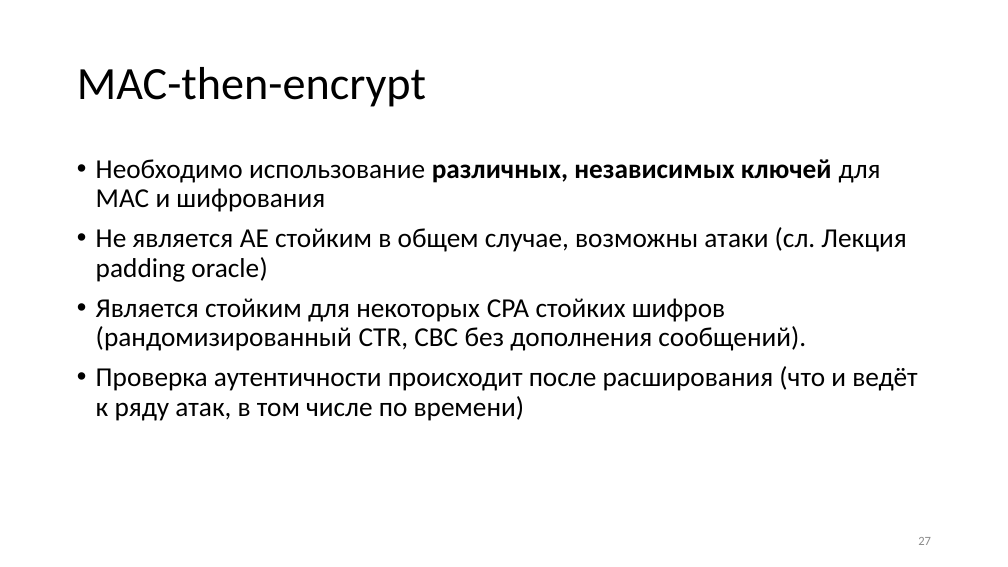
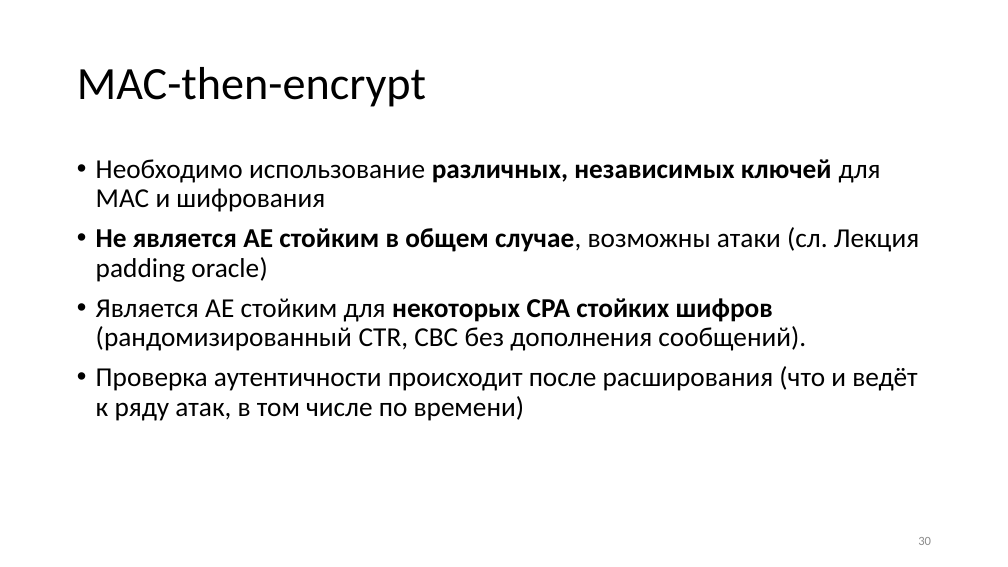
Before and after one commit to GeorgyFirsov-s-forks/CryptoLectures, a slide deck: slide 30 of Lectures/Lecture12.pptx (slide 27 before the commit). Drawn at 1008x567 pixels with LibreOffice and Linux fonts; fonts in the diff are those of the drawing. Boxes give left, top, right and bottom in pixels: in the first picture for what was removed or moved away, otherwise in the second. Text is boxed around its words. In the diff, an @@ line names an element or a change of style, - is before the commit and + after.

```diff
--- a/Lectures/Lecture12.pptx
+++ b/Lectures/Lecture12.pptx
@@ text at (96,227,919,282): bold on in "Не является AE стойким в общем случае," @@
@@ text at (96,298,806,351): text changed @@
-• Является стойким для некоторых CPA стойких шифров (рандомизированный CTR, CBC без дополнения сообщений).
+• Является AE стойким для некоторых CPA стойких шифров (рандомизированный CTR, CBC без дополнения сообщений).
@@ page number at (918,537,931,545): text changed @@
-27
+30
```
Also in this commit, not shown: 12 other slides changed, 6 slides added, 3 slides removed, 3 other files.
